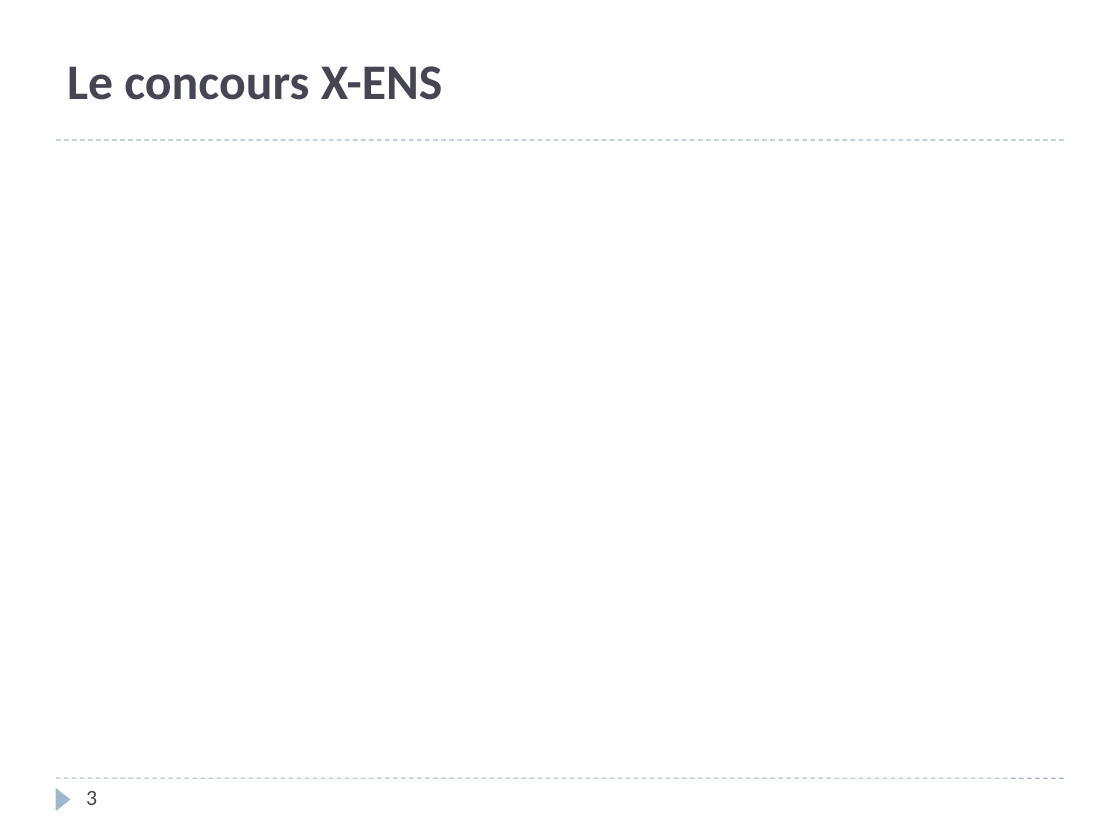
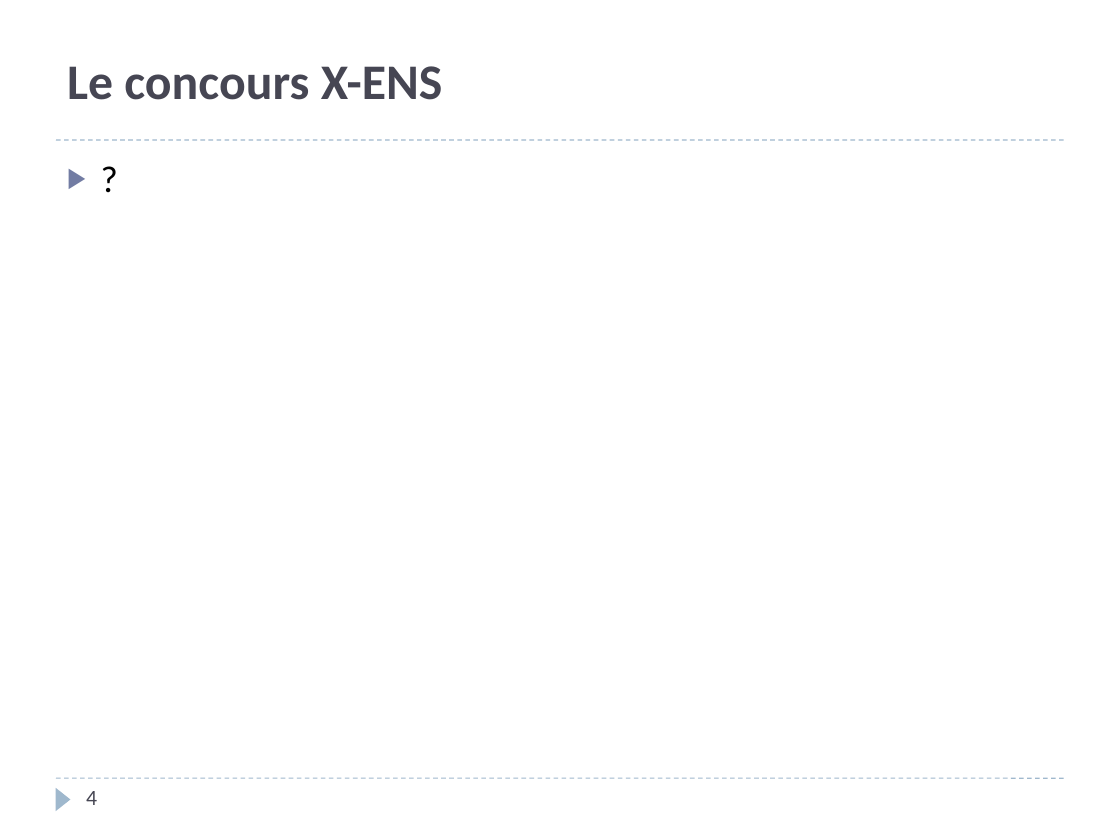
Before and after one commit to xpessoles/PSI, a slide deck: slide 4 of PreparationOral/PreparationOral.pptx (slide 3 before the commit). Drawn at 1120x840 pixels with LibreOffice and Linux fonts; fonts in the diff are those of the drawing. Boxes give left, top, right and bottom in pixels: in the first picture for what was removed or moved away, otherwise in the second. Text is boxed around its words. In the diff, an @@ line names an element or a change of style, - is before the commit and + after.

```diff
--- a/PreparationOral/PreparationOral.pptx
+++ b/PreparationOral/PreparationOral.pptx
@@ text added at (56, 149, 1064, 754), 24 pt, text #000000 @@
+▶ ?
@@ page number at (86, 791, 97, 805): text changed @@
-3
+4
```
Also in this commit, not shown: 7 other slides changed, 3 slides added, 2 slides removed.
